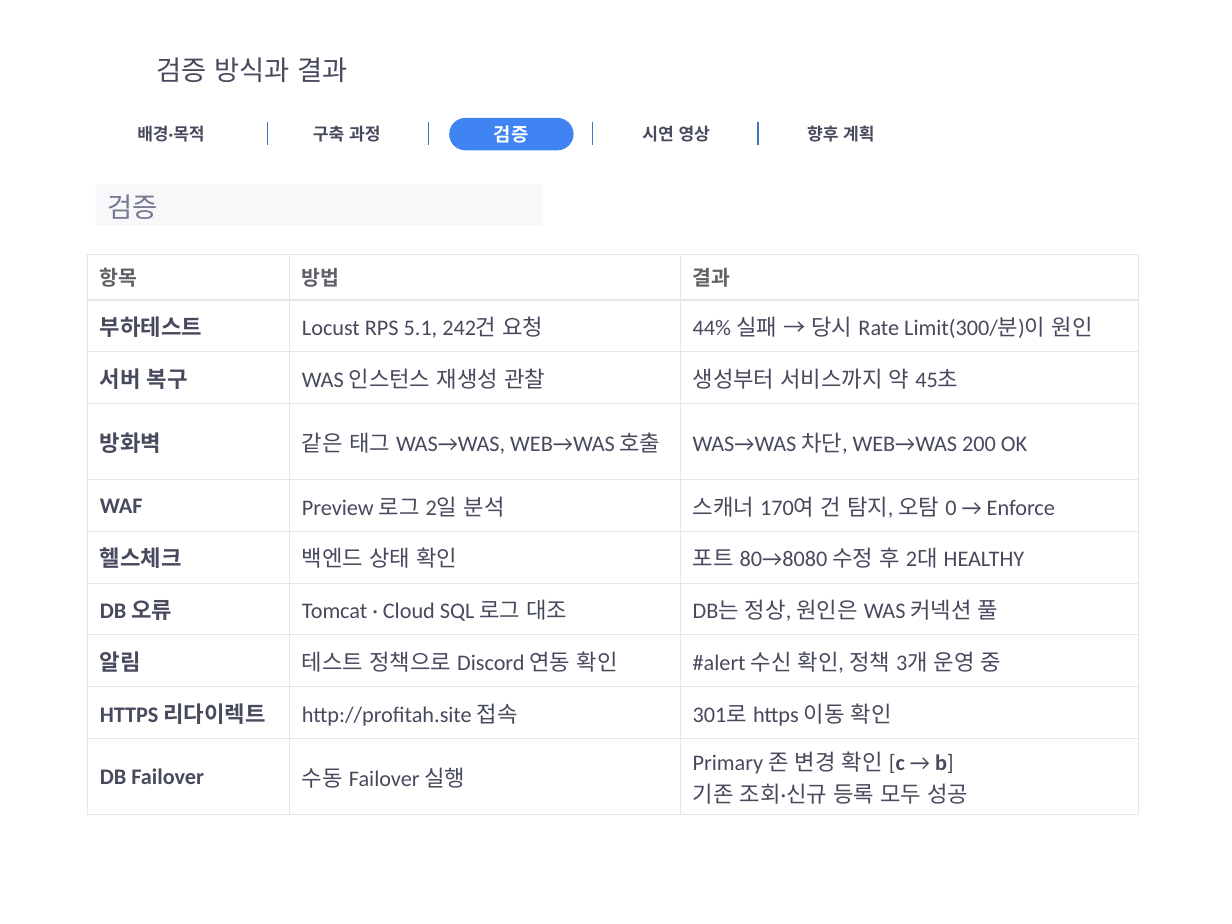
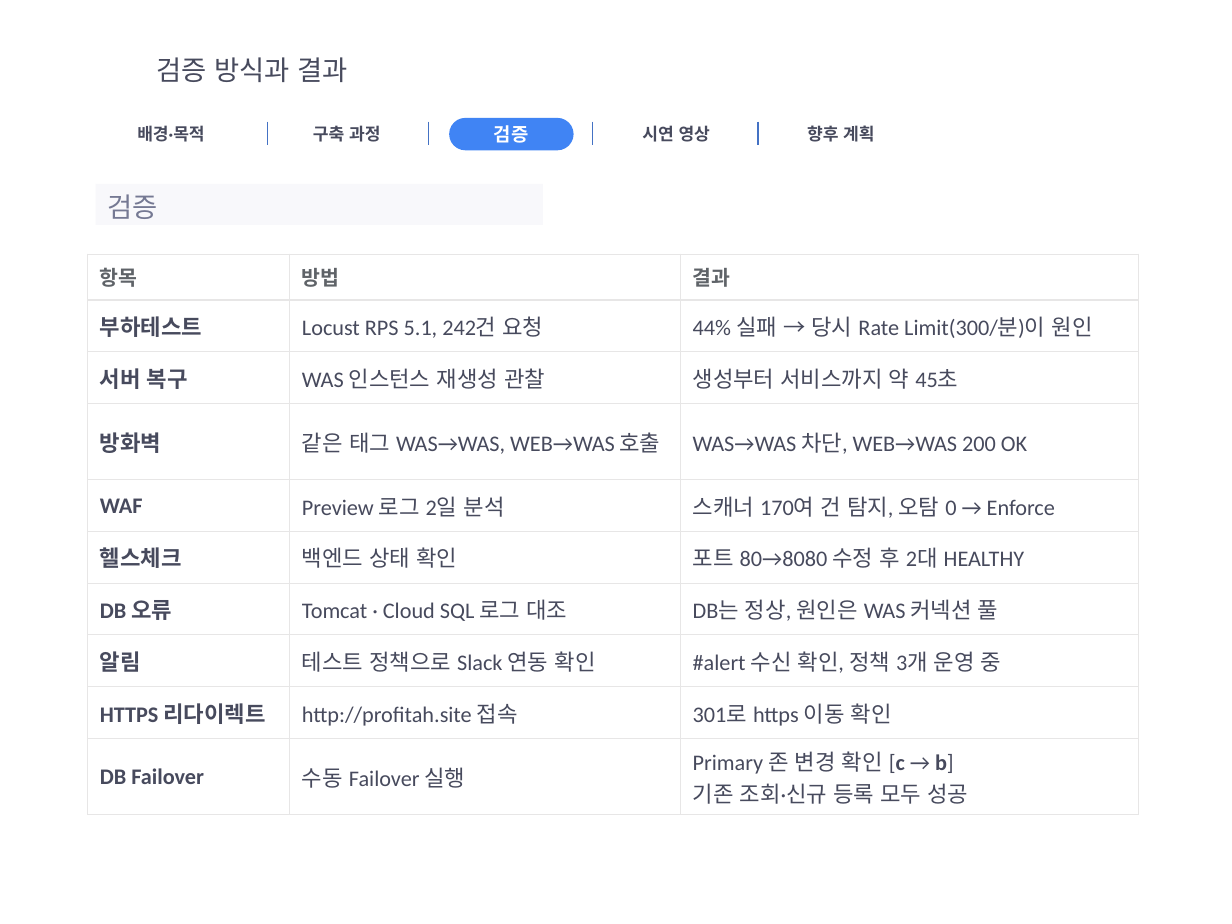
Before and after one commit to qorgh529/AI_Cloud_project, a slide deck: slide 15 of out/NOVA_v16.pptx. Drawn at 1232x924 pixels with LibreOffice and Linux fonts; fonts in the diff are those of the drawing; background and template pictures are left out. Boxes give left, top, right and bottom in pixels: in the first picture for what was removed or moved away, otherwise in the second. Text is boxed around its words. In the diff, an @@ line names an element or a change of style, - is before the commit and + after.

```diff
--- a/out/NOVA_v16.pptx
+++ b/out/NOVA_v16.pptx
@@ table at box(87, 254, 1138, 808) @@
-row 8, column 2: 테스트 정책으로 Discord 연동 확인
+row 8, column 2: 테스트 정책으로 Slack 연동 확인
```
Also in this commit, not shown: 1 other slide changed, 2 other files.
